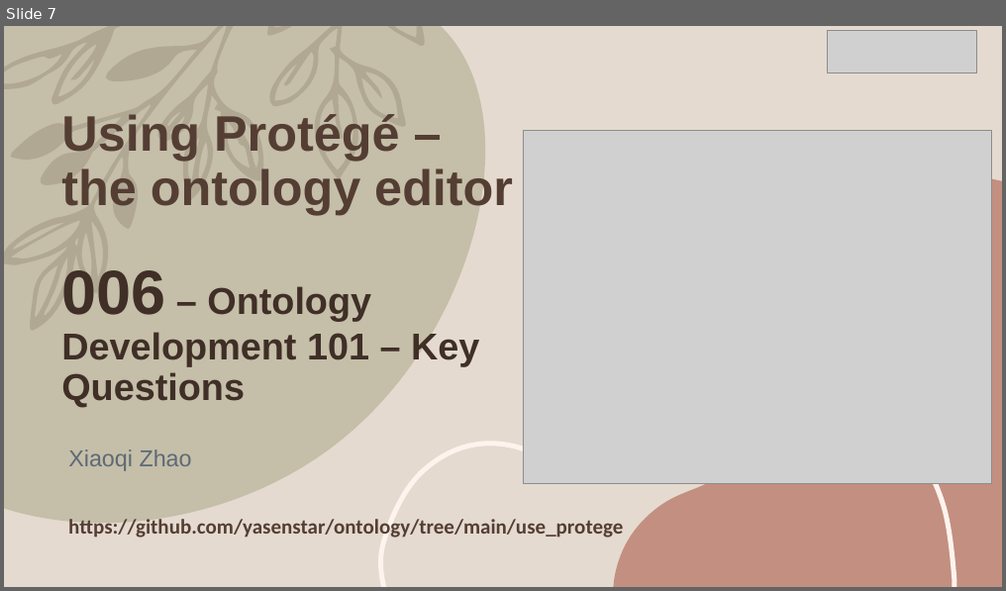
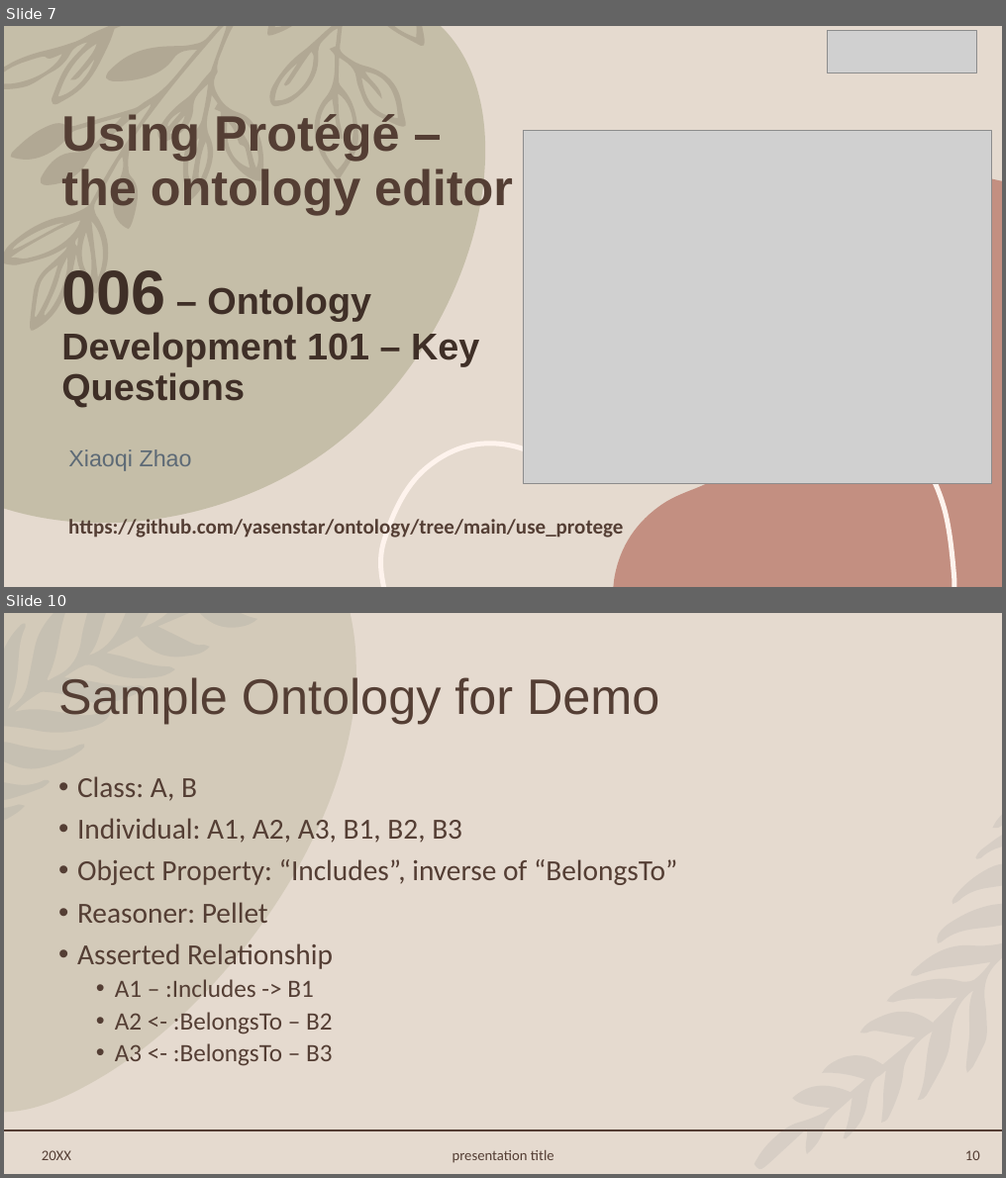
Before and after one commit to yasenstar/ontology, a slide deck: use_protege/Using_Protege.pptx. Shown one above the other, each under a label of ours: slide 7 before the commit, slides 7 and 10 after it; the slides between them are not shown. The pictures are 1006x591 and 1006x1178 pixels, drawn with LibreOffice and Linux fonts; fonts in the diff are those of the drawing; grey boxes stand for pictures. Boxes give left, top, right and bottom in pixels: in the first picture for what was removed or moved away, otherwise in the second. Text is boxed around its words. In the diff, an @@ line names an element or a change of style, - is before the commit and + after.

```diff
--- a/use_protege/Using_Protege.pptx
+++ b/use_protege/Using_Protege.pptx
@@ slide 10 added at (4, 613, 1002, 1174), background #E5DACF @@
@@ freeform shape added at (4, 613, 356, 1112), fill #A09D79 at 25% opacity @@
@@ freeform shape added at (4, 613, 257, 820), fill #5D6A76 at 10% opacity @@
@@ title added at (58, 677, 659, 724), 48 pt, text #543E34 @@
+Sample Ontology for Demo
@@ text added at (77, 776, 677, 1066), 28 pt, text #543E34 @@
+• Class: A, B
+• Individual: A1, A2, A3, B1, B2, B3
+• Object Property: “Includes”, inverse of “BelongsTo”
+• Reasoner: Pellet
+• Asserted Relationship
+  • A1 – :Includes -> B1
+  • A2 <- :BelongsTo – B2
+  • A3 <- :BelongsTo – B3
@@ freeform shape added at (754, 814, 1002, 1170), fill #5D6A76 at 10% opacity @@
@@ line added from (4, 1131) to (1002, 1131), #543E34 1.25 pt @@
@@ text added at (42, 1151, 71, 1160), 14 pt, text #543E34 @@
+20XX
@@ text added at (452, 1151, 554, 1163), 14 pt, text #543E34 @@
+presentation title
@@ page number added at (965, 1151, 980, 1160), 14 pt, text #543E34 @@
+10
```
Also in this commit, not shown: 2 other slides added, 2 other files.
